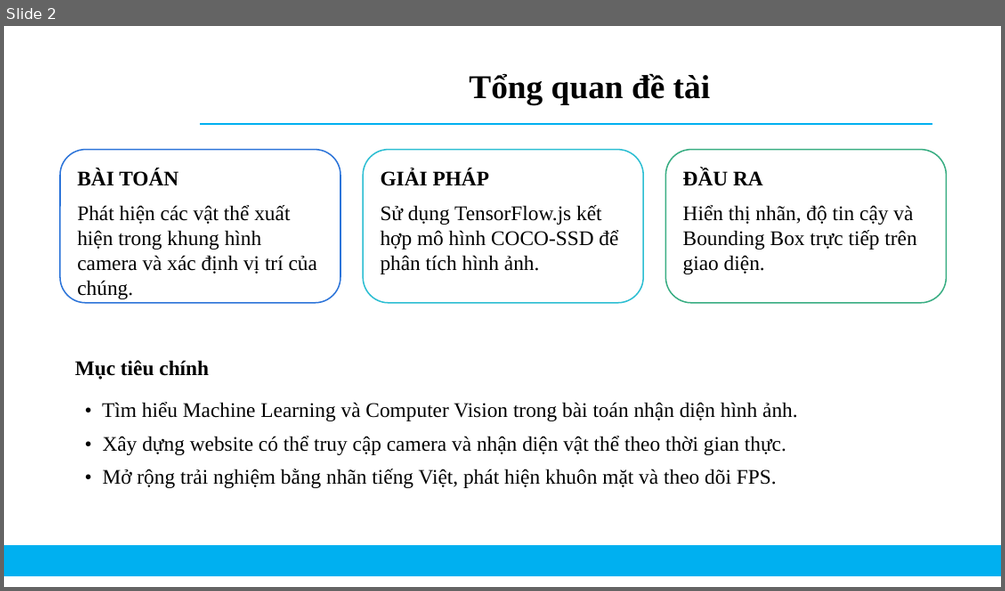
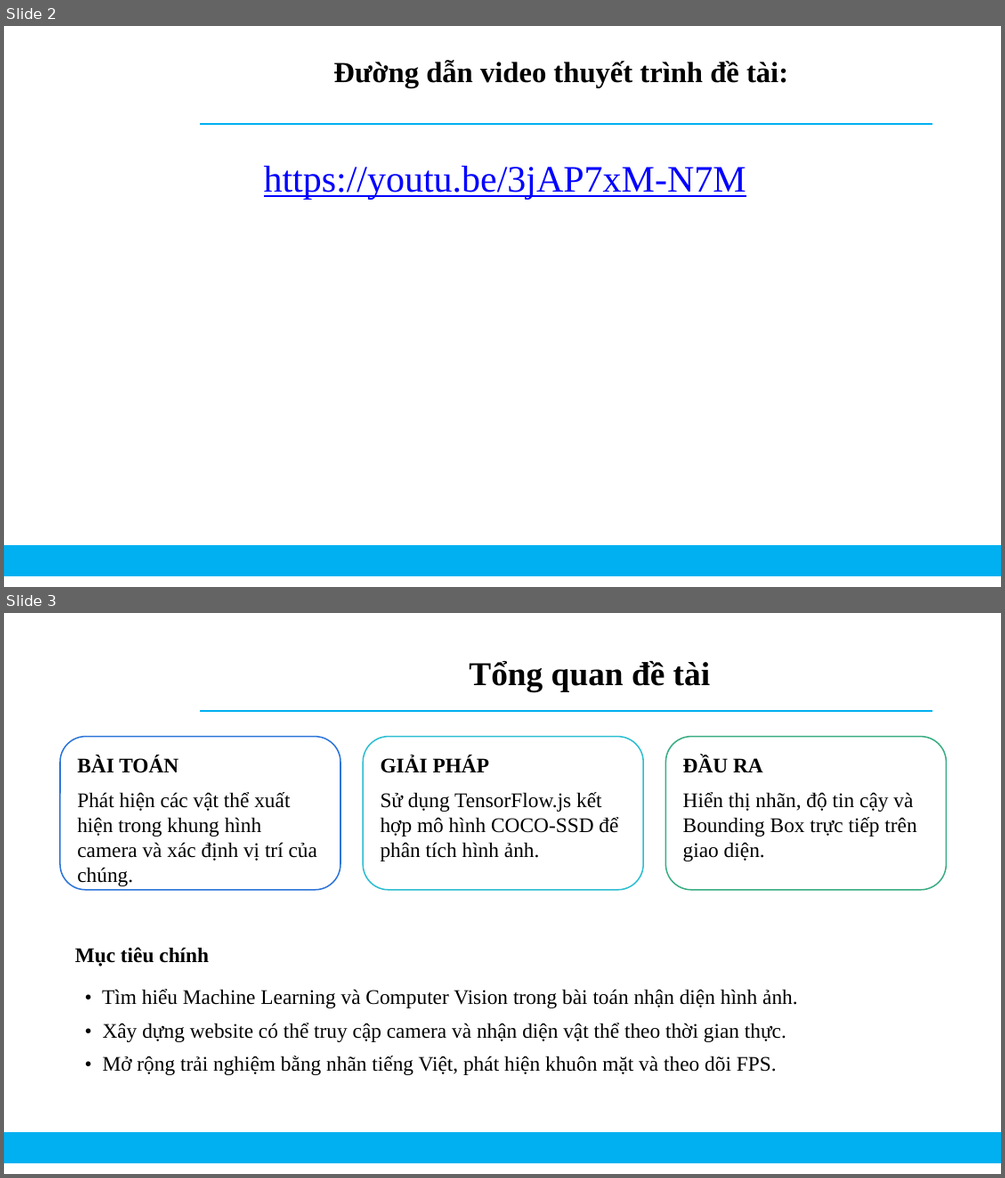
Before and after one commit to Phuoc156/Machine-Learning-Web, a slide deck: slide.pptx. Shown one above the other, each under a label of ours: slide 2 before the commit, slides 2 and 3 after it. The pictures are 1005x591 and 1005x1178 pixels, drawn with LibreOffice and Linux fonts; fonts in the diff are those of the drawing; background and template pictures are left out. Boxes give left, top, right and bottom in pixels: in the first picture for what was removed or moved away, otherwise in the second. Text is boxed around its words. In the diff, an @@ line names an element or a change of style, - is before the commit and + after.

```diff
--- a/slide.pptx
+++ b/slide.pptx
@@ slide 2 added at [4, 26, 1001, 587], background #FFFFFF; not listed: 2 template elements that a slide beside it also shows @@
@@ title added at [333, 60, 788, 87], 28 pt, text #000000, bold @@
+Đường dẫn video thuyết trình đề tài:
@@ text added at [264, 166, 746, 199], 36 pt, text #0000FF, underline @@
+https://youtu.be/3jAP7xM-N7M
@@ what was slide 2 is now slide 3 @@
```
Also in this commit, not shown: 3 slides changed, 5 other files.
